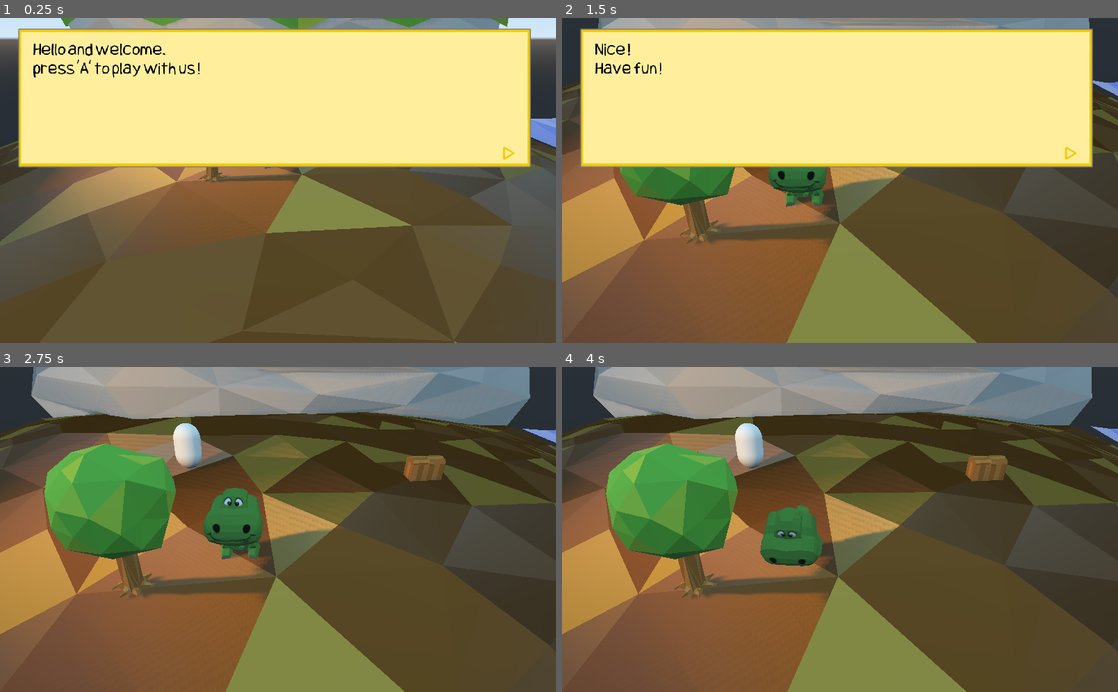
Above: before the commit, frames 1-4 (two rows, left to right).
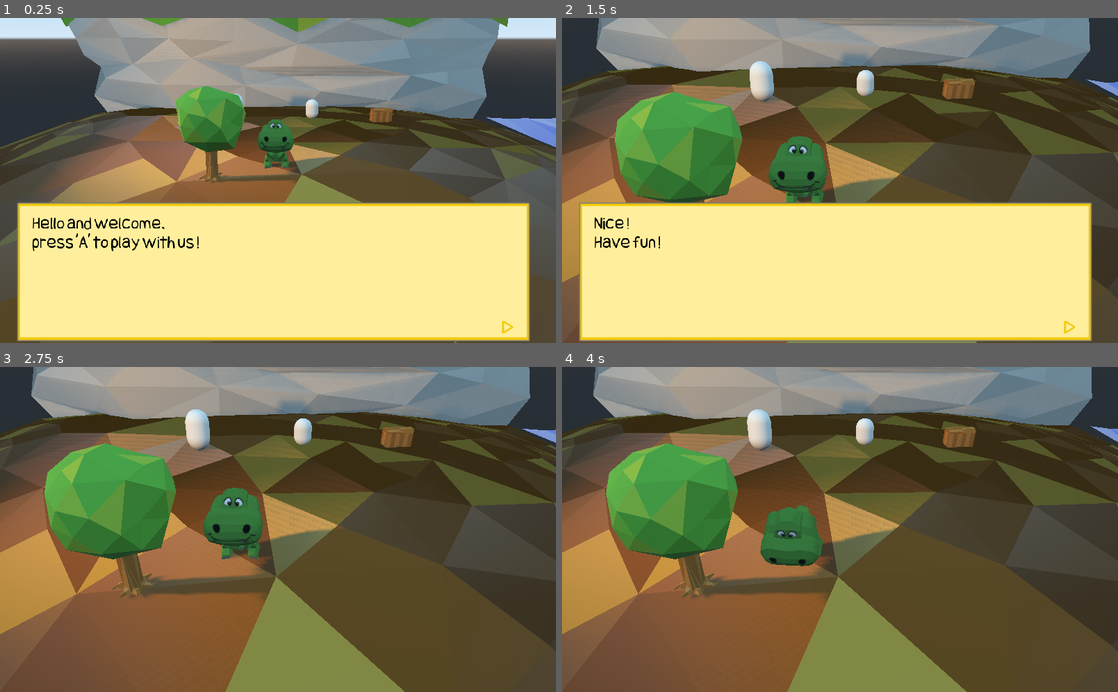
Above: after the commit, the same moments.

Repository: pisgah-fogel/SmallWorld3D
Game: Godot game, scene res://TestScene.tscn
Same seed, same stepped clock (60 frames per second), same inputs: the game is played once before the commit and once after it.
Inputs (mouse positions are in pixels of both pictures, inside the frame that each line leads up to):
- Up to frame 1 (0.25 s): no input
- Up to frame 2 (1.5 s): tap A (ui_action) at 0.5 s; move the mouse to (962, 164) at 0.52 s; hold Right (ui_right) 0.53-1.25 s; hold A (ui_action) 0.53-1.25 s; click (962, 164) at 0.67 s; drag from (728, 196) to (812, 245) at 1.27 s
- Up to frame 3 (2.75 s): move the mouse to (333, 458) at 2.02 s; hold Right (ui_right) from 2.03 s (still down); hold A (ui_action) from 2.03 s (still down); click (333, 458) at 2.17 s
- Up to frame 4 (4 s): release Right (ui_right) at 2.75 s; release A (ui_action) at 2.75 s; drag from (812, 594) to (673, 480) at 2.77 s; move the mouse to (1006, 578) at 3.52 s; hold Left (ui_left) from 3.53 s (still down); hold A (ui_action) from 3.53 s (still down); click (1006, 578) at 3.67 s

The runs differ from the first frame. In frame 1, 79% of the frame differs, in the area x 3-96%, y 3-100%; in frame 2, 79%; in frame 3, 2.3%; in frame 4, 2.3%.

Commit message:
Add Shop and solve bugs

Diff:
--- a/Character.gd
+++ b/Character.gd
@@ -83,12 +83,7 @@
 func start_inventory():
 	# TODO: play inventory animation
 	mState = State.INVENTORY
-	velocity = Vector2(0, 0)
-	right_strength = 0.0
-	left_strength = 0.0
-	up_strength = 0.0
-	down_strength = 0.0
-	userControl = Vector2.ZERO
+	reset_movements_and_picking()
 	openInventory(null)
 
 func openInventory(chest):
@@ -114,12 +109,7 @@
 
 func _on_chestOpenned(chest):
 	mState = State.INVENTORY
-	velocity = Vector2(0, 0)
-	right_strength = 0.0
-	left_strength = 0.0
-	up_strength = 0.0
-	down_strength = 0.0
-	userControl = Vector2.ZERO
+	reset_movements_and_picking()
 	openInventory(chest)
 
 func clear_null_inventory():
@@ -155,12 +145,7 @@
 func start_action():
 	mAnimationPlayer.play("DownTrack")
 	mState = State.ACTION
-	velocity = Vector2(0, 0)
-	right_strength = 0.0
-	left_strength = 0.0
-	up_strength = 0.0
-	down_strength = 0.0
-	userControl = Vector2.ZERO
+	reset_movements_and_picking()
 	mCollisionShape.disabled =false
 	self.move_and_slide(Vector3.ZERO) # Update physic collisions
 
@@ -211,6 +196,15 @@
 		mMesh.set_rotation(buff)
 		mAnimationPlayer.play("WalkTrack")
 
+func reset_movements_and_picking():
+	velocity = Vector2(0, 0)
+	right_strength = 0.0
+	left_strength = 0.0
+	up_strength = 0.0
+	down_strength = 0.0
+	userControl = Vector2.ZERO
+	mCollisionShape.disabled = true
+
 ##################### SAVING RESOURCES ########################
 
 func save(save_game: Resource):
--- a/Inventory.gd
+++ b/Inventory.gd
@@ -5,6 +5,7 @@
 onready var mDraggedItem = $Control/DraggedItem
 onready var mMoneyLabel = $Control/MoneyLabel
 onready var mControl = $Control
+onready var mTotalLabel = $Control/TotalLabel
 
 export(int) var num_column = 5
 export(int) var num_row = 2
@@ -45,6 +46,7 @@
 		mMoneyLabel.text = str(mUserWallet.money)
 	get_tree().get_root().connect("size_changed", self, "_size_changed")
 	reset_drafting_sprite()
+	update_placing()
 
 func _size_changed():
 	update_placing()
@@ -165,7 +167,7 @@
 	originalPos = pos_sel
 	update_drafting_sprite(pos_sel, container)
 	draggingObj = container.mObjects[pos_sel]
-	container.mObjects[pos_sel] = null
+	container.setItem(pos_sel, null)
 	update_mItems()
 
 func start_drag_sprite(pos):
@@ -191,6 +193,12 @@
 	else:
 		abord_draft()
 
+	if mChest and mChest.get("isShop"): # update shop
+		if mChest.total == 0:
+			mTotalLabel.text = ""
+		else:
+			mTotalLabel.text = "+ " + str(mChest.total)
+
 ###################################### END DRAG #########################################
 
 func setItem(index:int, object):
@@ -253,3 +261,9 @@
 	originalPos = 0
 	draggingObj = null
 	update_mItems()
+
+	if mChest and mChest.get("isShop"): # update shop
+		if mChest.total == 0:
+			mTotalLabel.text = ""
+		else:
+			mTotalLabel.text = "+ " + str(mChest.total)
--- a/Inventory.tscn
+++ b/Inventory.tscn
@@ -650,9 +650,21 @@
 margin_right = 750.064
 margin_bottom = 302.761
 custom_fonts/font = ExtResource( 3 )
-text = "$$$$$$"
+text = "$$$"
+align = 2
 __meta__ = {
 "_edit_use_anchors_": false
 }
 
+[node name="TotalLabel" type="Label" parent="Control"]
+margin_left = 762.186
+margin_top = 255.413
+margin_right = 858.186
+margin_bottom = 289.413
+custom_fonts/font = ExtResource( 3 )
+custom_colors/font_color = Color( 0.992157, 1, 0, 1 )
+__meta__ = {
+"_edit_use_anchors_": false
+}
+
 [node name="MoneyLogo" type="Sprite" parent="Control"]
--- a/StaticChest.gd
+++ b/StaticChest.gd
@@ -4,6 +4,12 @@
 
 enum State {CLOSED, OPEN}
 var mState = State.CLOSED
+
+export var mObjects = []
+export var num_column = 3
+export var num_row = 1
+
+var tileStart = Vector2(2, 1)
 
 func _on_Area_body_entered(body):
 	print("Openning Chest")
@@ -15,12 +21,6 @@
 			mAnimationPlayer.play("Close")
 			mState = State.CLOSED
 	body.get_parent().get_parent()._on_chestOpenned(self)
-
-export var mObjects = []
-export var num_column = 3
-export var num_row = 1
-
-var tileStart = Vector2(2, 1)
 
 func closeChest():
 	match mState:
--- /dev/null
+++ b/StaticShop.gd
@@ -0,0 +1,63 @@
+extends StaticBody
+
+export var mObjects = []
+export var num_column = 3
+export var num_row = 1
+var isShop = true
+var total = 0
+
+var tileStart = Vector2(2, 1)
+
+var prices = [
+	0,
+	1, # grass
+	10, # green fruit
+	15, # yellow fruit
+	10, # red fruit
+	75, # turtle
+	50, # blue fish
+	5, # seed
+	5 # seed
+	]
+
+var userWallet = null setget setUserWallet
+func setUserWallet(wallet):
+	print("Shop::setUserWallet")
+	userWallet = wallet
+
+func getPrice(item_id:int):
+	if item_id >= 0 and item_id < prices.size():
+		return prices[item_id]
+	else:
+		return 0
+
+func _on_Area_body_entered(body):
+	print("Openning Shop")
+	body.get_parent().get_parent()._on_chestOpenned(self)
+	# TODO: if userWAllter == null display something to tell the user...
+
+func closeChest():
+	userWallet.money += total
+	mObjects.clear()
+	total = 0
+
+func update_total():
+	total = 0
+	for object in mObjects:
+		if object != null:
+			total += getPrice(object.id)
+	print("Total: ", total)
+
+func setItem(index:int, object):
+	if index < 0:
+		return false
+	elif index < mObjects.size():
+		mObjects[index] = object
+		update_total()
+		return true
+	elif index < num_column*num_row:
+		mObjects.append(object)
+		update_total()
+		return true
+	else:
+		return false
--- a/TestScene.tscn
+++ b/TestScene.tscn
@@ -14,6 +14,7 @@
 [ext_resource path="res://Dialogs.gd" type="Script" id=12]
 [ext_resource path="res://Water.shader" type="Shader" id=13]
 [ext_resource path="res://StaticBin.gd" type="Script" id=14]
+[ext_resource path="res://StaticShop.gd" type="Script" id=15]
 
 [sub_resource type="BoxShape" id=6]
 extents = Vector3( 0.460814, 0.497213, 0.542647 )
@@ -49,10 +50,10 @@
 extents = Vector3( 1.0946, 16.7698, 25.3513 )
 
 [sub_resource type="BoxShape" id=5]
-extents = Vector3( 0.285427, 0.334346, 0.523848 )
+extents = Vector3( 0.415165, 0.334346, 0.406846 )
 
 [sub_resource type="BoxShape" id=7]
-extents = Vector3( 0.264449, 0.230816, 0.460025 )
+extents = Vector3( 0.264449, 0.230816, 0.316052 )
 
 [sub_resource type="BoxShape" id=13]
 extents = Vector3( 0.450746, 0.594694, 0.525791 )
@@ -61,6 +62,8 @@
 extents = Vector3( 0.355825, 0.53376, 0.412701 )
 
 [sub_resource type="CapsuleMesh" id=15]
+
+[sub_resource type="CapsuleMesh" id=16]
 
 [node name="TestScene" type="Spatial"]
 script = ExtResource( 9 )
@@ -176,8 +179,10 @@
 script = ExtResource( 12 )
 
 [node name="Control" type="Control" parent="Dialogs"]
-margin_right = 40.0
-margin_bottom = 40.0
+margin_left = -1.5874
+margin_top = 320.655
+margin_right = 38.4126
+margin_bottom = 360.655
 __meta__ = {
 "_edit_use_anchors_": false
 }
@@ -201,7 +206,7 @@
 [node name="StaticChest" type="StaticBody" parent="." groups=[
 "save",
 ]]
-transform = Transform( 0.0988334, 0, -0.995104, 0, 1, 0, 0.995104, 0, 0.0988334, 6.5272, 0.101134, -7.7271 )
+transform = Transform( 0.0988334, 0, -0.995104, 0, 1, 0, 0.995104, 0, 0.0988334, 6.5272, 0.101134, -10.5905 )
 collision_mask = 0
 script = ExtResource( 7 )
 
@@ -221,6 +226,7 @@
 shape = SubResource( 7 )
 
 [node name="StaticBin" type="StaticBody" parent="."]
+transform = Transform( 1, 0, 0, 0, 1, 0, 0, 0, 1, 0, 0, -1.6172 )
 collision_mask = 0
 script = ExtResource( 14 )
 
@@ -240,9 +246,33 @@
 transform = Transform( 0.404135, -0.0181976, -0.00195376, 0.00139799, 0.0800606, -0.456523, 0.0174327, 0.380154, 0.0651294, 0, 1.72775, -5.58771 )
 mesh = SubResource( 15 )
 material/0 = null
+
+[node name="StaticShop" type="StaticBody" parent="."]
+transform = Transform( 0.0988334, 0, -0.995104, 0, 1, 0, 0.995104, 0, 0.0988334, 3.87369, 0.101134, -6.9723 )
+collision_mask = 0
+script = ExtResource( 15 )
+
+[node name="CollisionShape" type="CollisionShape" parent="StaticShop"]
+transform = Transform( 1, 0, 0, 0, 1, 0, 0, 0, 1, -0.0146537, 1.70022, 0.24458 )
+shape = SubResource( 5 )
+
+[node name="Area" type="Area" parent="StaticShop"]
+transform = Transform( 1, 0, 0, 0, 1, 0, 0, 0, 1, -2.88247, 0.446999, 0.589488 )
+collision_layer = 16
+collision_mask = 2147483648
+
+[node name="CollisionShape" type="CollisionShape" parent="StaticShop/Area"]
+transform = Transform( 1, 0, 0, 0, 1, 0, 0, 0, 1, 2.86033, 1.3237, -0.35132 )
+shape = SubResource( 7 )
+
+[node name="MeshInstance" type="MeshInstance" parent="StaticShop"]
+transform = Transform( -4.88762e-08, 0.3, -4.88762e-08, 0, -4.88762e-08, -0.3, -0.3, -4.88762e-08, 7.96294e-15, -0.0236864, 1.63673, 0.238489 )
+mesh = SubResource( 16 )
+material/0 = null
 [connection signal="timeout" from="Character/Timer" to="Character" method="_on_Timer_timeout"]
 [connection signal="body_entered" from="StaticChest/Area" to="StaticChest" method="_on_Area_body_entered"]
 [connection signal="body_entered" from="StaticBin/Area" to="StaticBin" method="_on_Area_body_entered"]
+[connection signal="body_entered" from="StaticShop/Area" to="StaticShop" method="_on_Area_body_entered"]
 
 [editable path="Character/Trex"]
 
Not shown: 1 places in TestScene.tscn that only renumber resources
